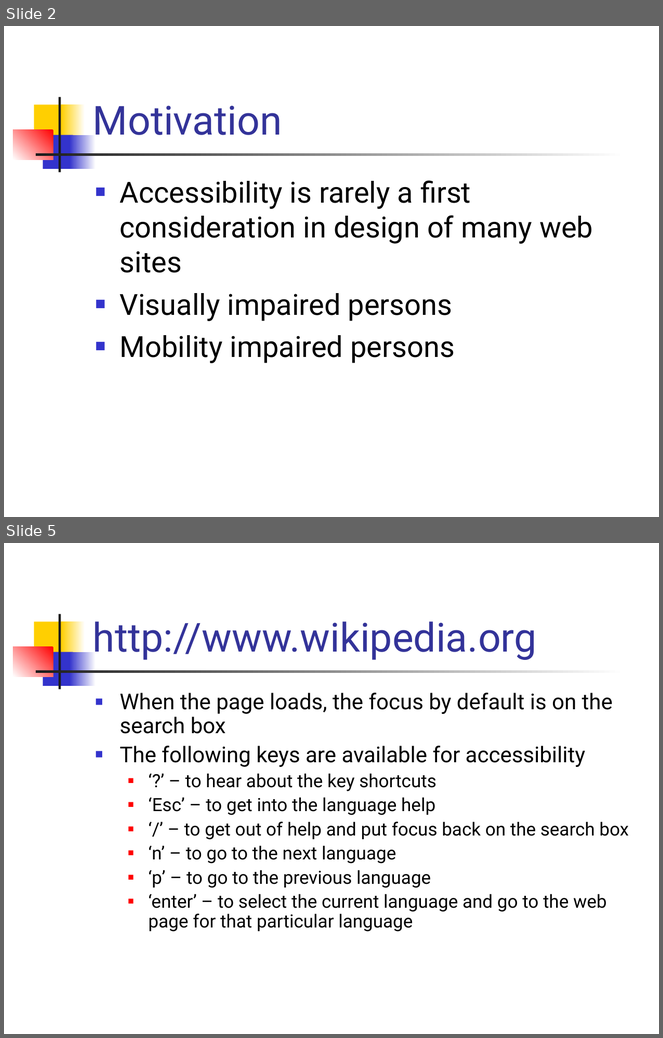
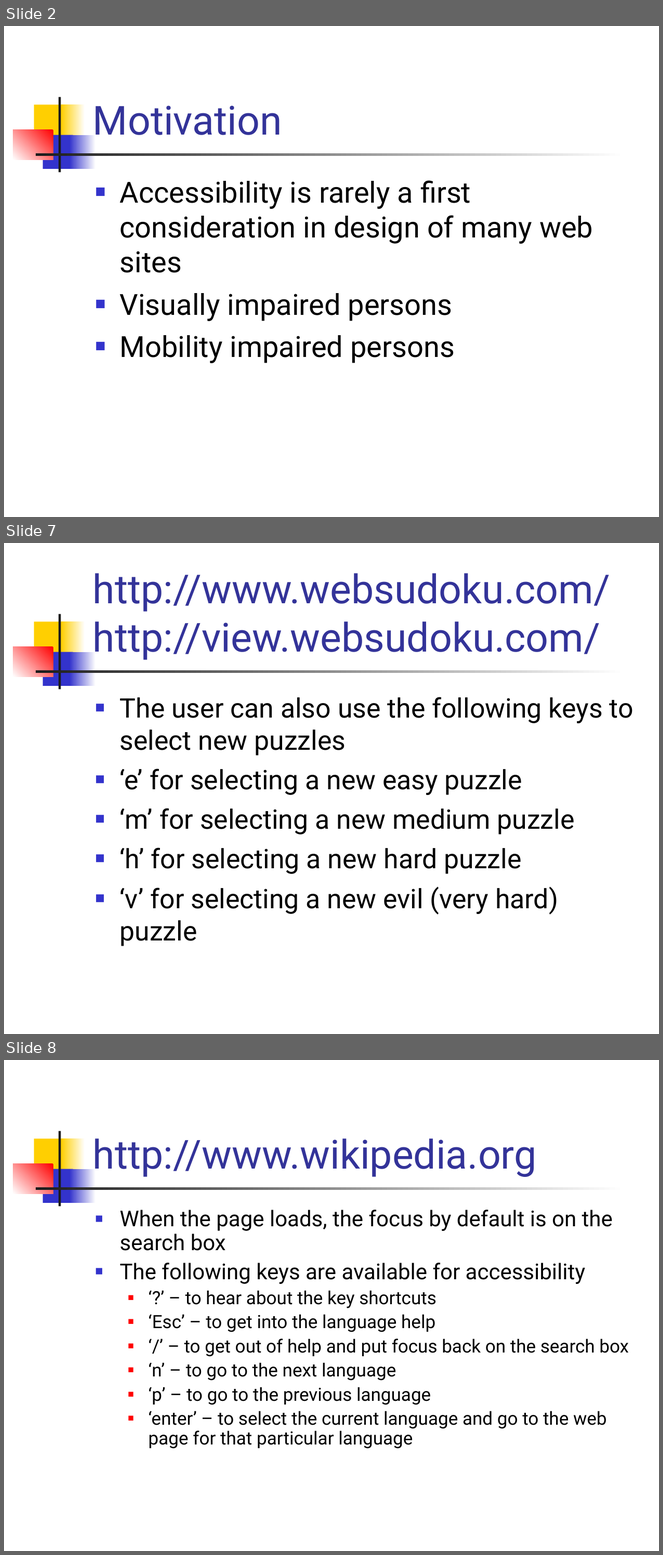
Before and after one commit to ProjPossibility/pp-axsjax-scripts, a slide deck: AxsJax.ppt. Shown one above the other, each under a label of ours: slides 2 and 5 before the commit, slides 2, 7 and 8 after it; the slides between them are not shown. The pictures are 663x1038 and 663x1555 pixels, drawn with LibreOffice and Linux fonts; fonts in the diff are those of the drawing. Boxes give left, top, right and bottom in pixels: in the first picture for what was removed or moved away, otherwise in the second. Text is boxed around its words. In the diff, an @@ line names an element or a change of style, - is before the commit and + after.

```diff
--- a/AxsJax.ppt
+++ b/AxsJax.ppt
@@ slide 7 added at (4,543,659,1034), background #FFFFFF; not listed: 7 template elements that a slide beside it also shows @@
@@ title added at (93,573,610,660), 44 pt, text #333399 @@
+http://www.websudoku.com/
+http://view.websudoku.com/
@@ text added at (120,697,634,947), 29.6 pt, text #000000 @@
+■ The user can also use the following keys to select new puzzles
+■ ‘e’ for selecting a new easy puzzle
+■ ‘m’ for selecting a new medium puzzle
+■ ‘h’ for selecting a new hard puzzle
+■ ‘v’ for selecting a new evil (very hard) puzzle
@@ what was slide 5 is now slide 8 @@
```
Also in this commit, not shown: 2 slides changed, 2 other slides added, 1 other file.
